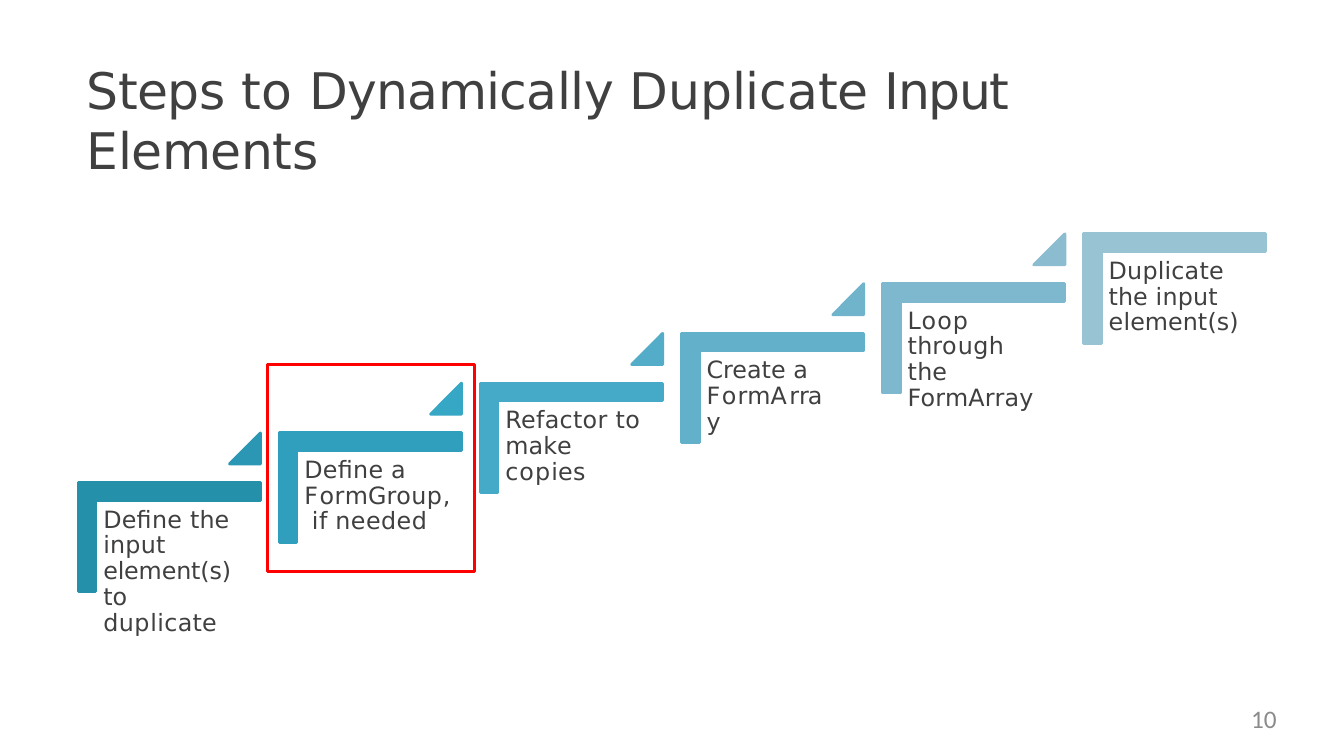
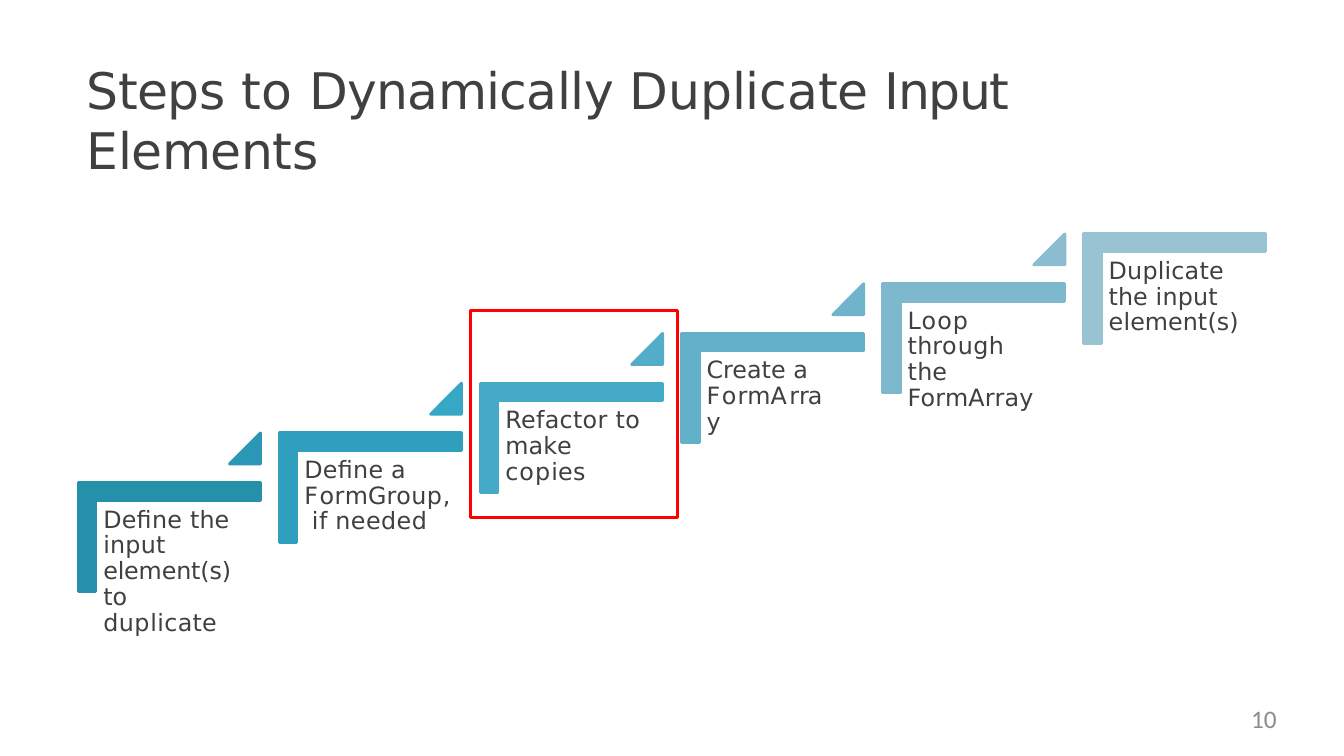
Before and after one commit to StevenJoseph19/Coforge-FSD-June-2023, a slide deck: slide 10 of 1. Angular 14/Day 5/Slides/7. Dynamically Duplicate Input Elements/dynamically-duplicate-input-elements-slides.pptx. Drawn at 1344x756 pixels with LibreOffice and Linux fonts; fonts in the diff are those of the drawing. Boxes give left, top, right and bottom in pixels: in the first picture for what was removed or moved away, otherwise in the second. Text is boxed around its words. In the diff, an @@ line names an element or a change of style, - is before the commit and + after.

```diff
--- a/1. Angular 14/Day 5/Slides/7. Dynamically Duplicate Input Elements/dynamically-duplicate-input-elements-slides.pptx
+++ b/1. Angular 14/Day 5/Slides/7. Dynamically Duplicate Input Elements/dynamically-duplicate-input-elements-slides.pptx
@@ rectangle: place and size @@
-rectangle at [267,365,474,572]
+rectangle at [471,311,678,517]
```
Also in this commit, not shown: 1 other file.
